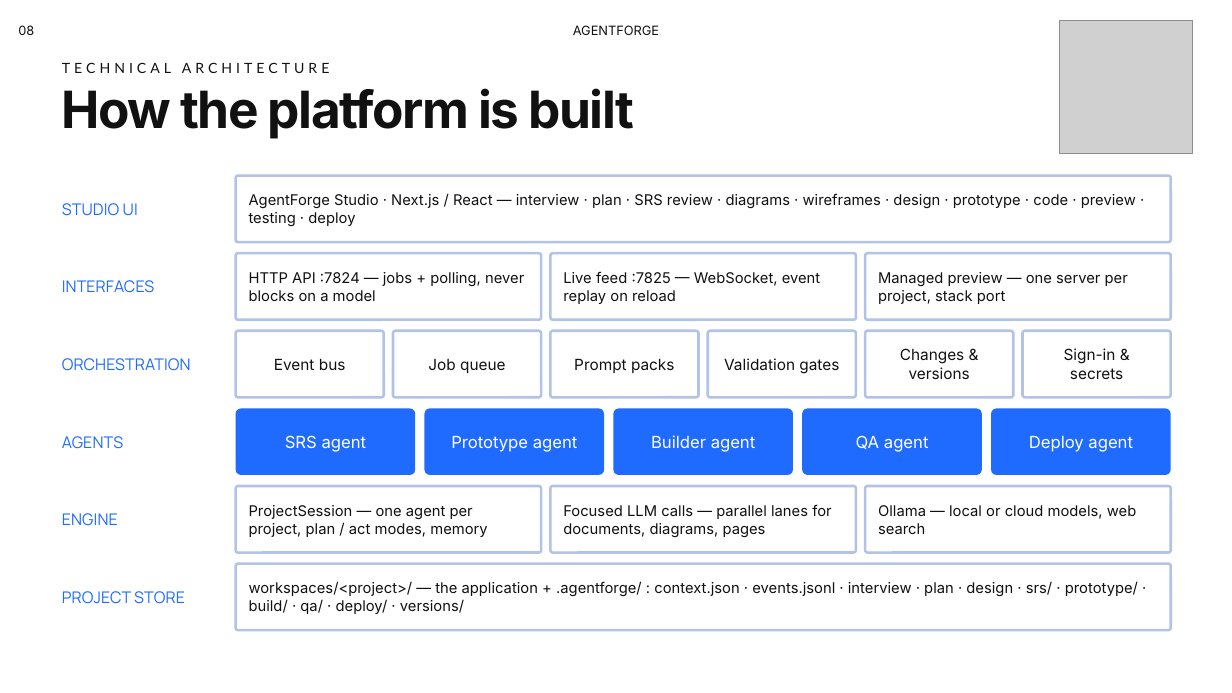
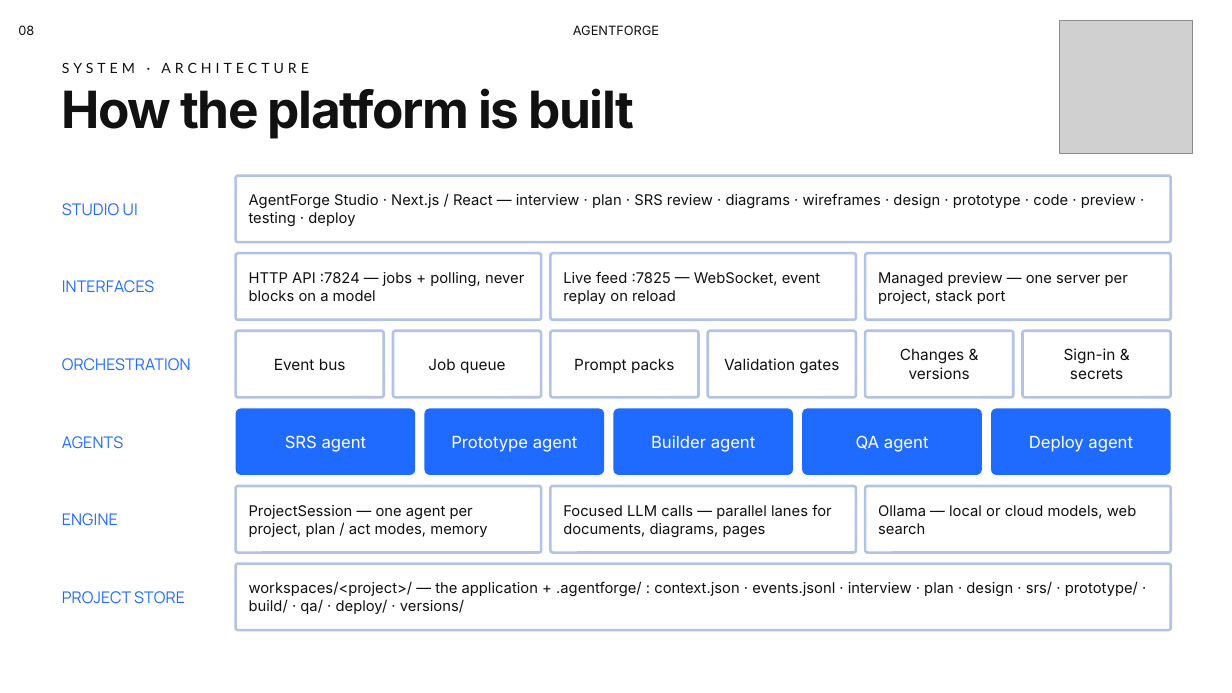
Before and after one commit to Ravindu200232/agentforge-studio, a slide deck: slide 8 of docs/presentation/AgentForge-PP2.pptx. Drawn at 1232x693 pixels with LibreOffice and Linux fonts; fonts in the diff are those of the drawing; grey boxes stand for pictures; background and template pictures are left out. Boxes give left, top, right and bottom in pixels: in the first picture for what was removed or moved away, otherwise in the second. Text is boxed around its words. In the diff, an @@ line names an element or a change of style, - is before the commit and + after.

```diff
--- a/docs/presentation/AgentForge-PP2.pptx
+++ b/docs/presentation/AgentForge-PP2.pptx
@@ text at (62,62,309,73): text changed @@
-TECHNICAL ARCHITECTURE
+SYSTEM · ARCHITECTURE
```
Also in this commit, not shown: 17 other slides changed.
